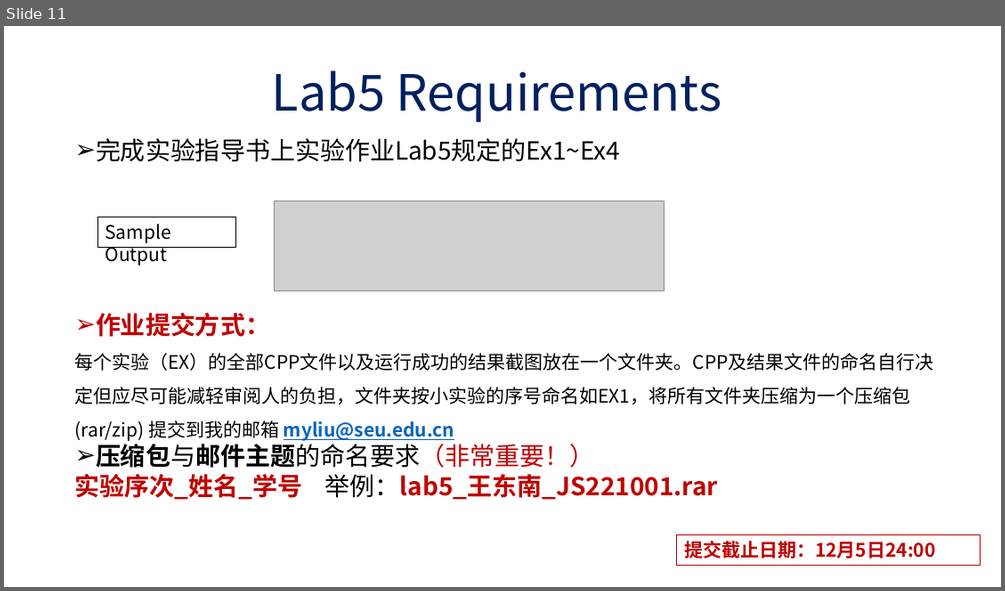
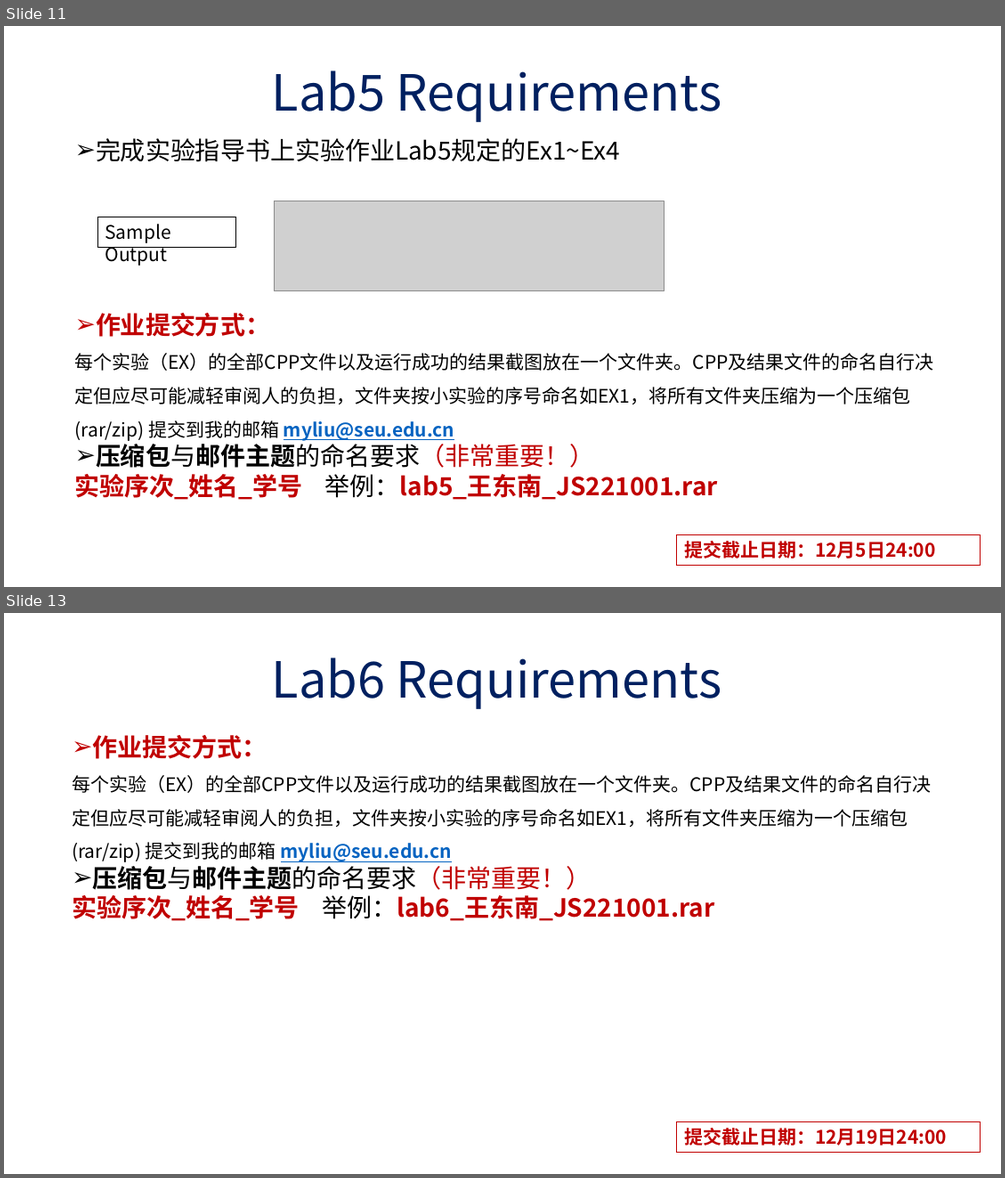
Before and after one commit to liu-mengyang/cppTA-2021fall, a slide deck: labs requirements.pptx. Shown one above the other, each under a label of ours: slide 11 before the commit, slides 11 and 13 after it; the slides between them are not shown. The pictures are 1005x591 and 1005x1178 pixels, drawn with LibreOffice and Linux fonts; fonts in the diff are those of the drawing; grey boxes stand for pictures. Boxes give left, top, right and bottom in pixels: in the first picture for what was removed or moved away, otherwise in the second. Text is boxed around its words. In the diff, an @@ line names an element or a change of style, - is before the commit and + after.

```diff
--- a/labs requirements.pptx
+++ b/labs requirements.pptx
@@ slide 13 added at [4, 613, 1001, 1174], background #FFFFFF @@
@@ text added at [272, 657, 722, 709], 48 pt, text #002060 @@
+Lab6 Requirements
@@ text added at [72, 735, 930, 921], 18 pt, text #000000 @@
+➢ 作业提交方式：
+  每个实验（EX）的全部CPP文件以及运行成功的结果截图放在一个文件夹。CPP及结果文件的命名自行决定但应尽可能减轻审阅人的负担，文件夹按小实验的序号命名如EX1，将所有文件夹压缩为一个压缩包 (rar/zip) 提交到我的邮箱 myliu@seu.edu.cn
+➢ 压缩包与邮件主题的命名要求（非常重要！）
+实验序次_姓名_学号 举例：lab6_王东南_JS221001.rar
@@ rectangle added at [677, 1121, 980, 1151], outline #C00000 0.75 pt, 18 pt, text #C00000, bold @@
+提交截止日期：12月19日24:00
```
Also in this commit, not shown: 1 other slide added, 5 other files.
